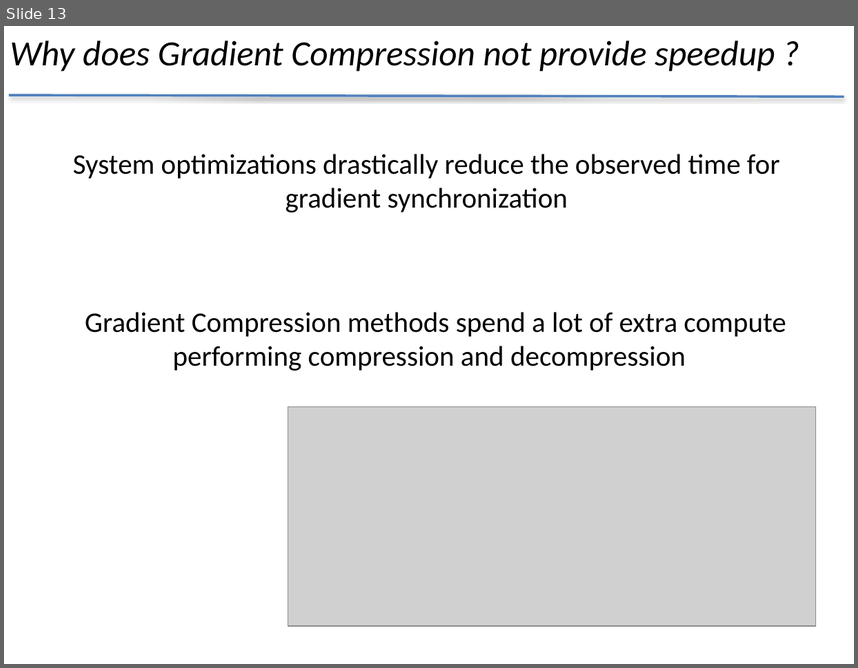
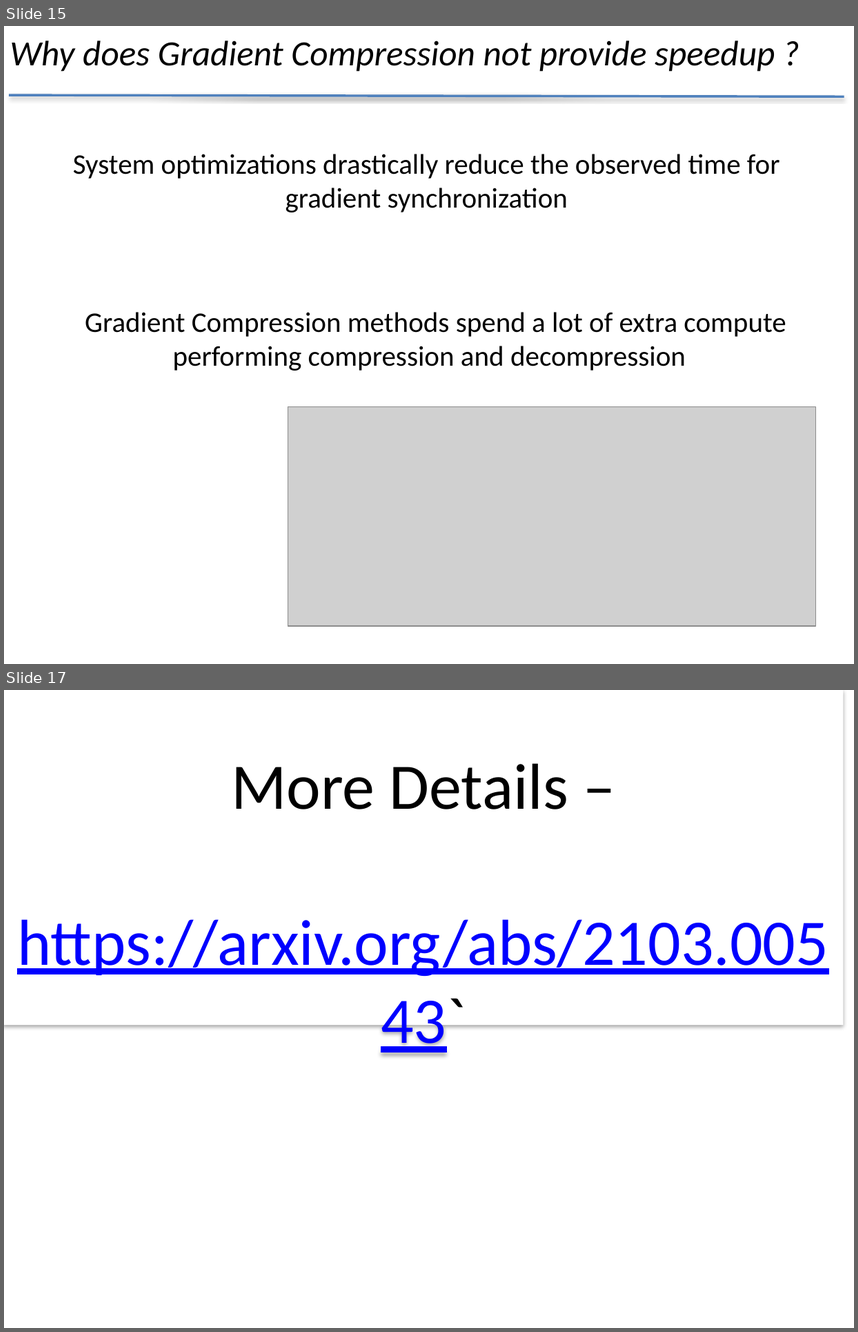
Before and after one commit to CSResearchSymposium/csresearchsymposium.github.io, a slide deck: data/submissions/slides/Saurabh Agarwal.pptx. Shown one above the other, each under a label of ours: slide 13 before the commit, slides 15 and 17 after it; the slides between them are not shown. The pictures are 858x668 and 858x1332 pixels, drawn with LibreOffice and Linux fonts; fonts in the diff are those of the drawing; grey boxes stand for pictures. Boxes give left, top, right and bottom in pixels: in the first picture for what was removed or moved away, otherwise in the second. Text is boxed around its words. In the diff, an @@ line names an element or a change of style, - is before the commit and + after.

```diff
--- a/data/submissions/slides/Saurabh Agarwal.pptx
+++ b/data/submissions/slides/Saurabh Agarwal.pptx
@@ slide 17 added at box(4, 690, 854, 1328), background #FFFFFF @@
@@ rectangle added at box(4, 690, 843, 1025), fill #FFFFFF, 55 pt, text #0000FF, underline @@
+More Details –
+https://arxiv.org/abs/2103.00543`
@@ what was slide 13 is now slide 15 @@
```
Also in this commit, not shown: 5 slides changed, 2 other slides added, 1 slide removed.
